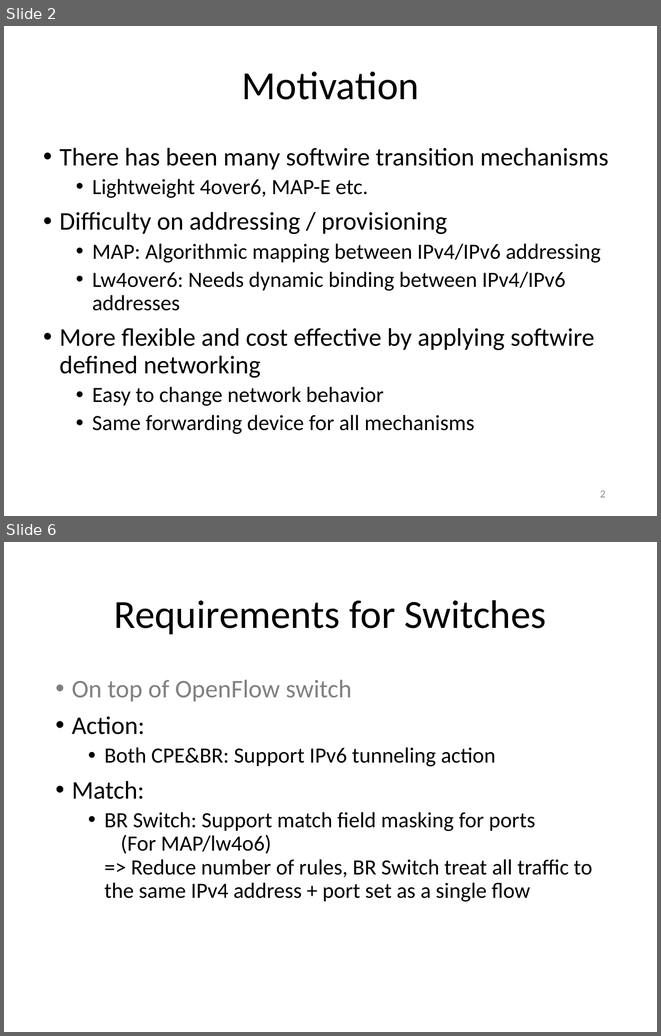
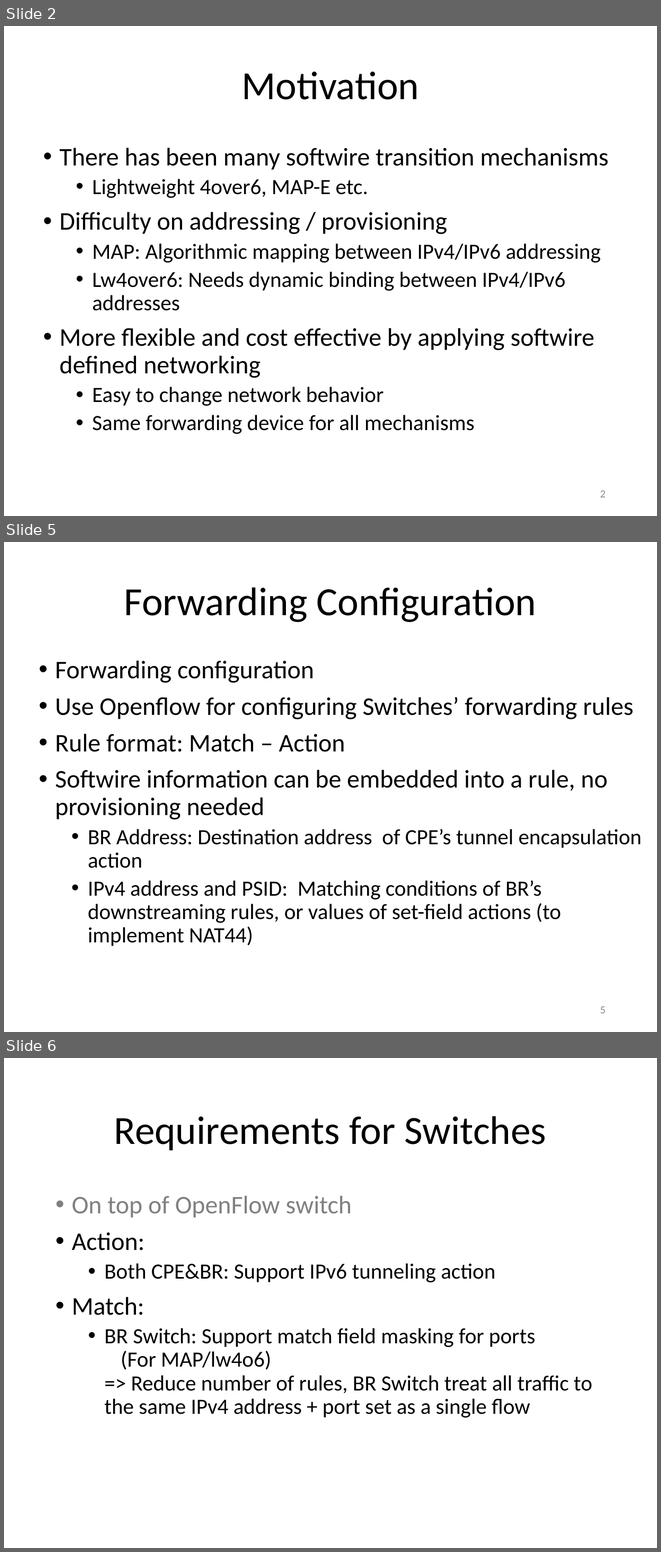
Before and after one commit to gnocuil/draft-sdn, a slide deck: Unified IPv6 Transition Framework With Flow-based Forwarding.pptx. Shown one above the other, each under a label of ours: slides 2 and 6 before the commit, slides 2, 5 and 6 after it; the slides between them are not shown. The pictures are 661x1036 and 661x1552 pixels, drawn with LibreOffice and Linux fonts; fonts in the diff are those of the drawing. Boxes give left, top, right and bottom in pixels: in the first picture for what was removed or moved away, otherwise in the second. Text is boxed around its words. In the diff, an @@ line names an element or a change of style, - is before the commit and + after.

```diff
--- a/Unified IPv6 Transition Framework With Flow-based Forwarding.pptx
+++ b/Unified IPv6 Transition Framework With Flow-based Forwarding.pptx
@@ slide 5 added at [4,542,657,1032], background #FFFFFF @@
@@ title added at [124,587,536,622], 44 pt, text #000000 @@
+Forwarding Configuration
@@ text added at [55,660,642,946], 24 pt, text #000000 @@
+• Forwarding configuration
+• Use Openflow for configuring Switches’ forwarding rules
+• Rule format: Match – Action
+• Softwire information can be embedded into a rule, no provisioning needed
+  • BR Address: Destination address of CPE’s tunnel encapsulation action
+  • IPv4 address and PSID: Matching conditions of BR’s downstreaming rules, or values of set-field actions (to implement NAT44)
@@ page number added at [600,1006,606,1013], 12 pt, text #8C8C8C @@
+5
```
Also in this commit, not shown: 4 slides changed, 1 slide removed.
